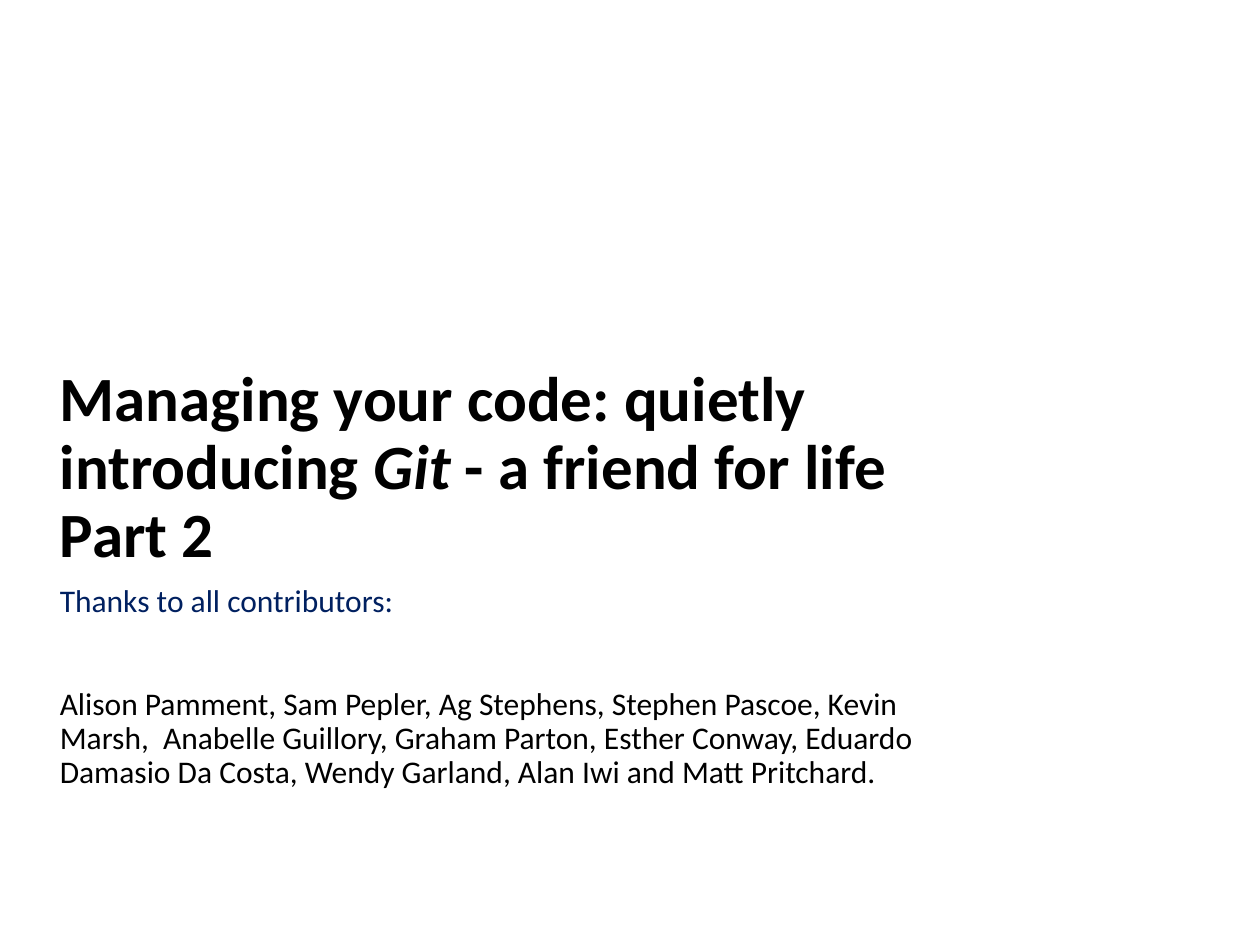
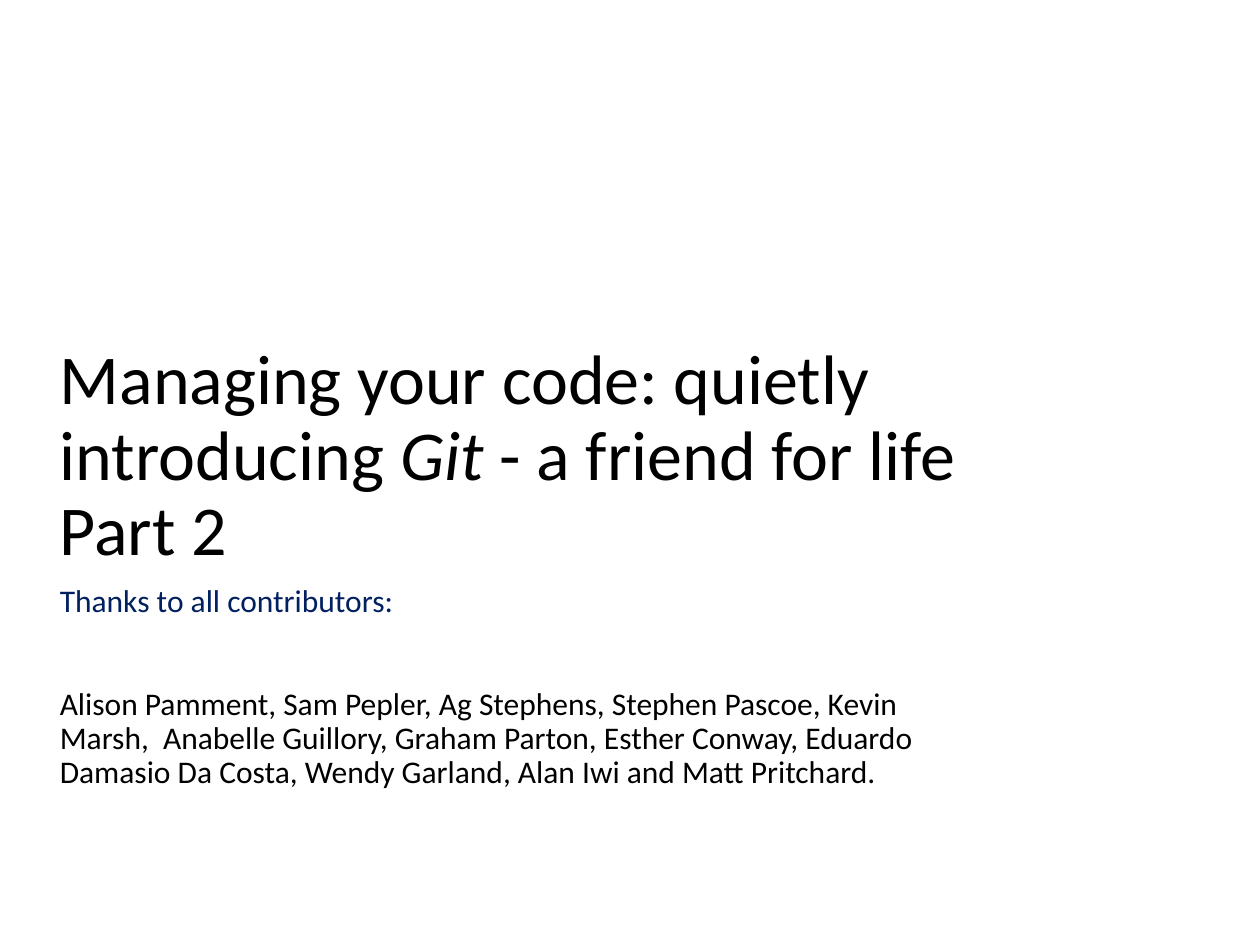
Before and after one commit to ncasuk/ncas-isc, a slide deck: slide 1 of shell/presentations/01_git2.pptx. Drawn at 1260x945 pixels with LibreOffice and Linux fonts; fonts in the diff are those of the drawing; background and template pictures are left out. Boxes give left, top, right and bottom in pixels: in the first picture for what was removed or moved away, otherwise in the second. Text is boxed around its words. In the diff, an @@ line names an element or a change of style, - is before the commit and + after.

Commit message:
Formatting and unicode quote problem now fixed for all shell presentations and first 6 learning_python presentations

```diff
--- a/shell/presentations/01_git2.pptx
+++ b/shell/presentations/01_git2.pptx
@@ title "Managing your code: quietly introducing ..." at [60,355,955,556]: size 36 to 40 pt, bold off @@
```
Also in this commit, not shown: 6 other slides changed, 1 other file.
